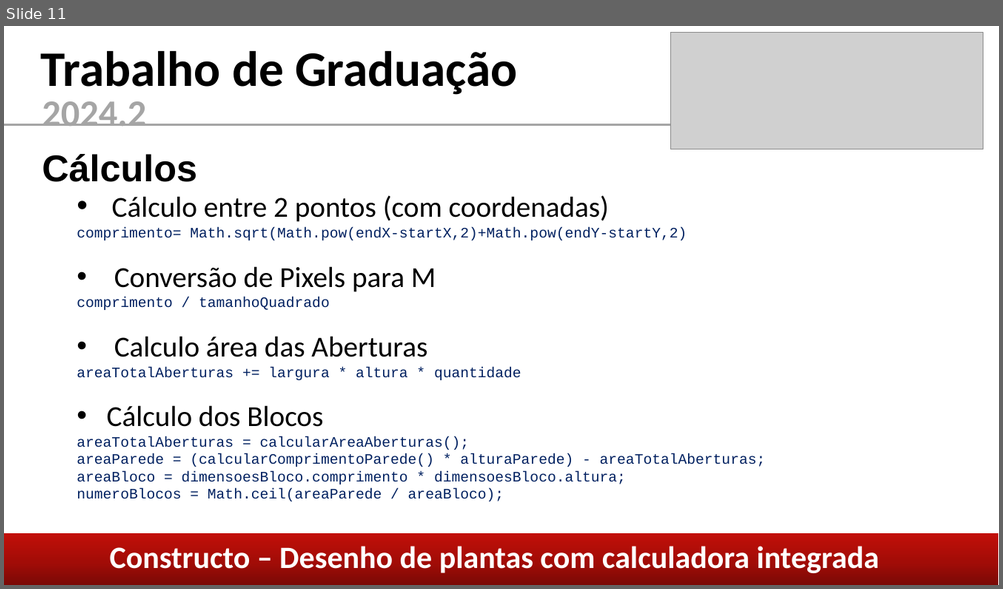
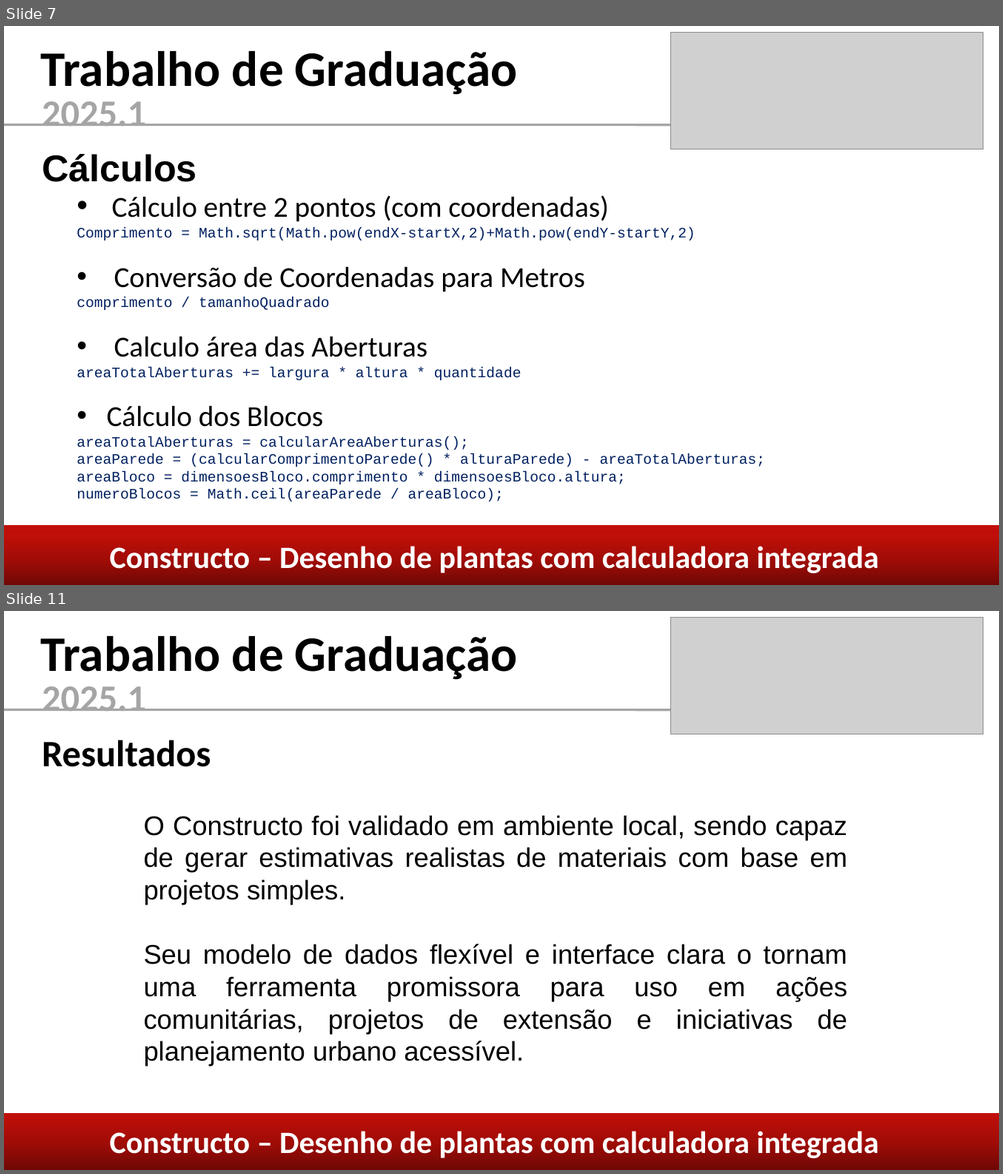
Before and after one commit to caiom4754/Constructo, a slide deck: coisas/Apresentação TG.pptx. Shown one above the other, each under a label of ours: slide 11 before the commit, slides 7 and 11 after it; the slides between them are not shown. The pictures are 1003x589 and 1003x1174 pixels, drawn with LibreOffice and Linux fonts; fonts in the diff are those of the drawing; grey boxes stand for pictures. Boxes give left, top, right and bottom in pixels: in the first picture for what was removed or moved away, otherwise in the second. Text is boxed around its words. In the diff, an @@ line names an element or a change of style, - is before the commit and + after.

```diff
--- a/coisas/Apresentação TG.pptx
+++ b/coisas/Apresentação TG.pptx
@@ slide 11 added at bbox=[4, 611, 999, 1170], background #FFFFFF @@
@@ picture added at bbox=[671, 618, 984, 734] @@
@@ text added at bbox=[41, 636, 517, 680], 48 pt, text #000000, bold @@
+Trabalho de Graduação
@@ text added at bbox=[42, 686, 146, 711], 36 pt, text #A5A5A5, bold @@
+2025.1
@@ line added from (4, 709) to (708, 710), #A5A5A5 2.25 pt @@
@@ text added at bbox=[42, 740, 210, 767], 36 pt, text #000000, bold @@
+Resultados
@@ text added at bbox=[144, 815, 848, 1067], 26 pt, text #000000 @@
+O Constructo foi validado em ambiente local, sendo capaz de gerar estimativas realistas de materiais com base em projetos simples.
+Seu modelo de dados flexível e interface clara o tornam uma ferramenta promissora para uso em ações comunitárias, projetos de extensão e iniciativas de planejamento urbano acessível.
@@ rectangle added at bbox=[4, 1113, 999, 1170], fill gradient #6F0805 to #A20C07 to #C20F09 @@
@@ text added at bbox=[110, 1131, 879, 1161], 30 pt, text #FFFFFF, bold @@
+Constructo – Desenho de plantas com calculadora integrada
@@ what was slide 11 is now slide 7 @@
@@ slide 7 changed as well @@
@@ text at bbox=[42, 101, 146, 126]: text changed @@
-2024.2
+2025.1
@@ text at bbox=[77, 228, 695, 292]: text changed @@
-comprimento= Math.sqrt(Math.pow(endX-startX,2)+Math.pow(endY-startY,2)
-• Conversão de Pixels para M
+Comprimento = Math.sqrt(Math.pow(endX-startX,2)+Math.pow(endY-startY,2)
+• Conversão de Coordenadas para Metros
@@ rectangle added at bbox=[4, 526, 999, 585], fill gradient #6F0805 to #A20C07 to #C20F09 @@
```
Also in this commit, not shown: 7 other slides changed, 4 other slides added, 6 slides removed, 3 other files.
